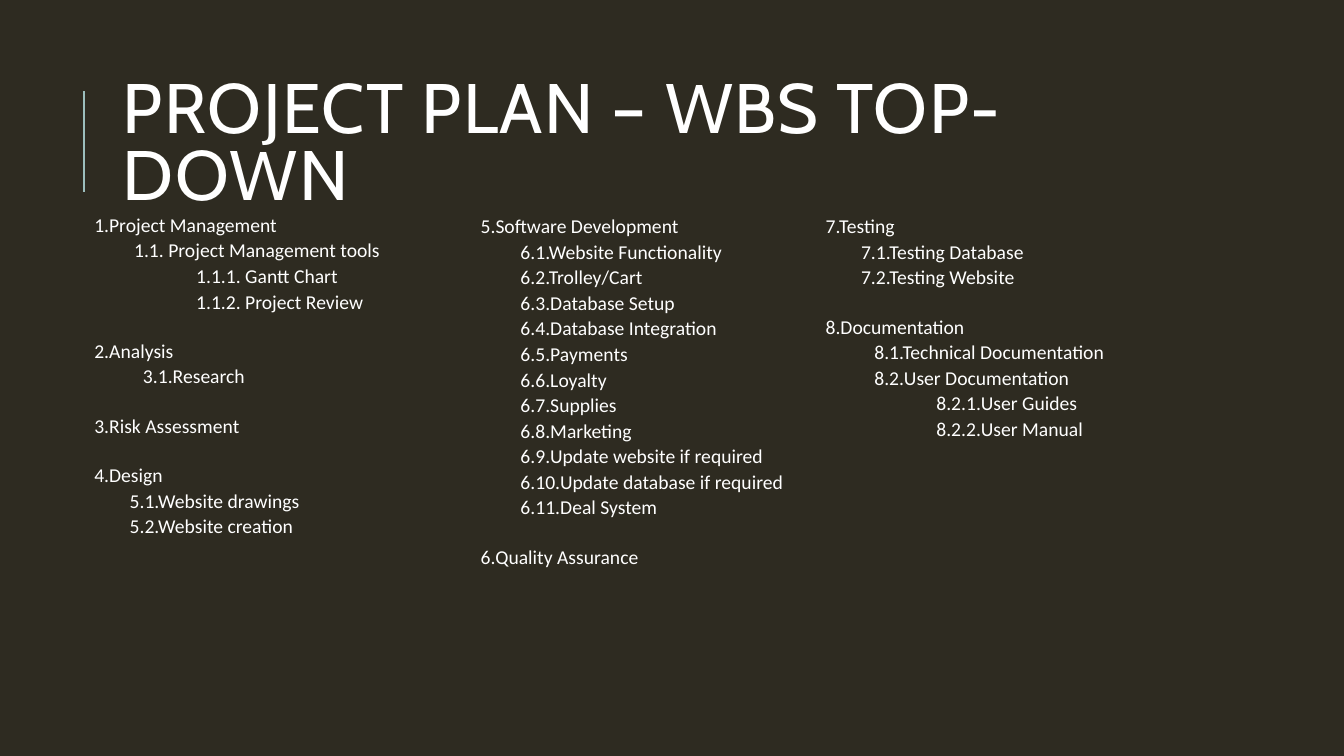
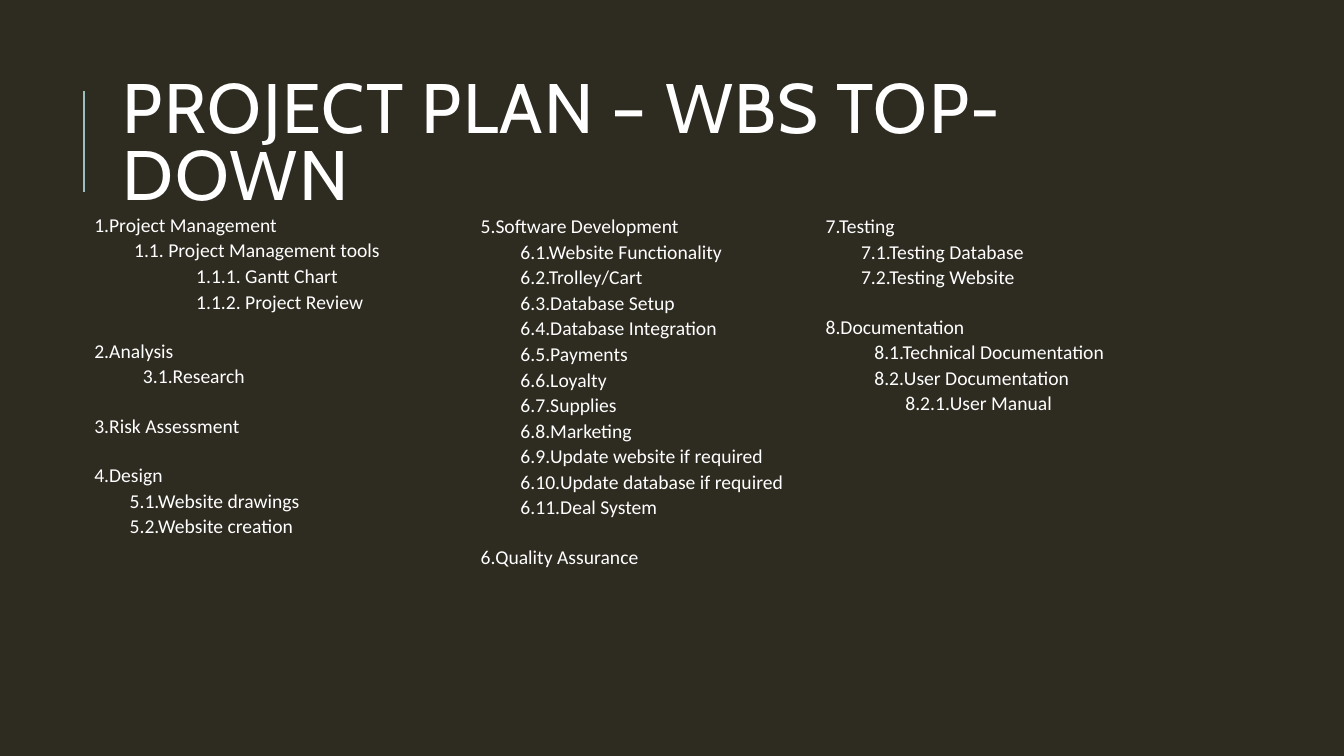
Before and after one commit to HamzaB93/UWL_Level5_Team_Project, a slide deck: slide 6 of Group_Docs/Team_Presentation_Group2.pptx. Drawn at 1344x756 pixels with LibreOffice and Linux fonts; fonts in the diff are those of the drawing. Boxes give left, top, right and bottom in pixels: in the first picture for what was removed or moved away, otherwise in the second. Text is boxed around its words. In the diff, an @@ line names an element or a change of style, - is before the commit and + after.

```diff
--- a/Group_Docs/Team_Presentation_Group2.pptx
+++ b/Group_Docs/Team_Presentation_Group2.pptx
@@ table at (819, 214, 1116, 415) @@
-row 3, column 1: 8.Documentation / 8.1.Technical Documentation / 8.2.User Documentation / 8.2.1.User Guides / 8.2.2.User Manual
+row 3, column 1: 8.Documentation / 8.1.Technical Documentation / 8.2.User Documentation / 8.2.1.User Manual
```
Also in this commit, not shown: 7 other slides changed, 1 slide added, 1 other file.
